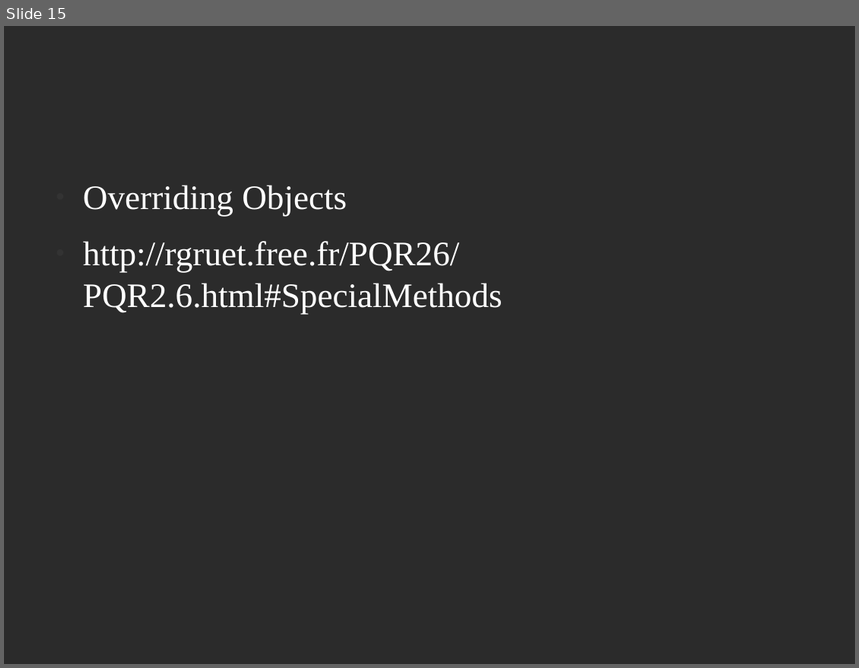
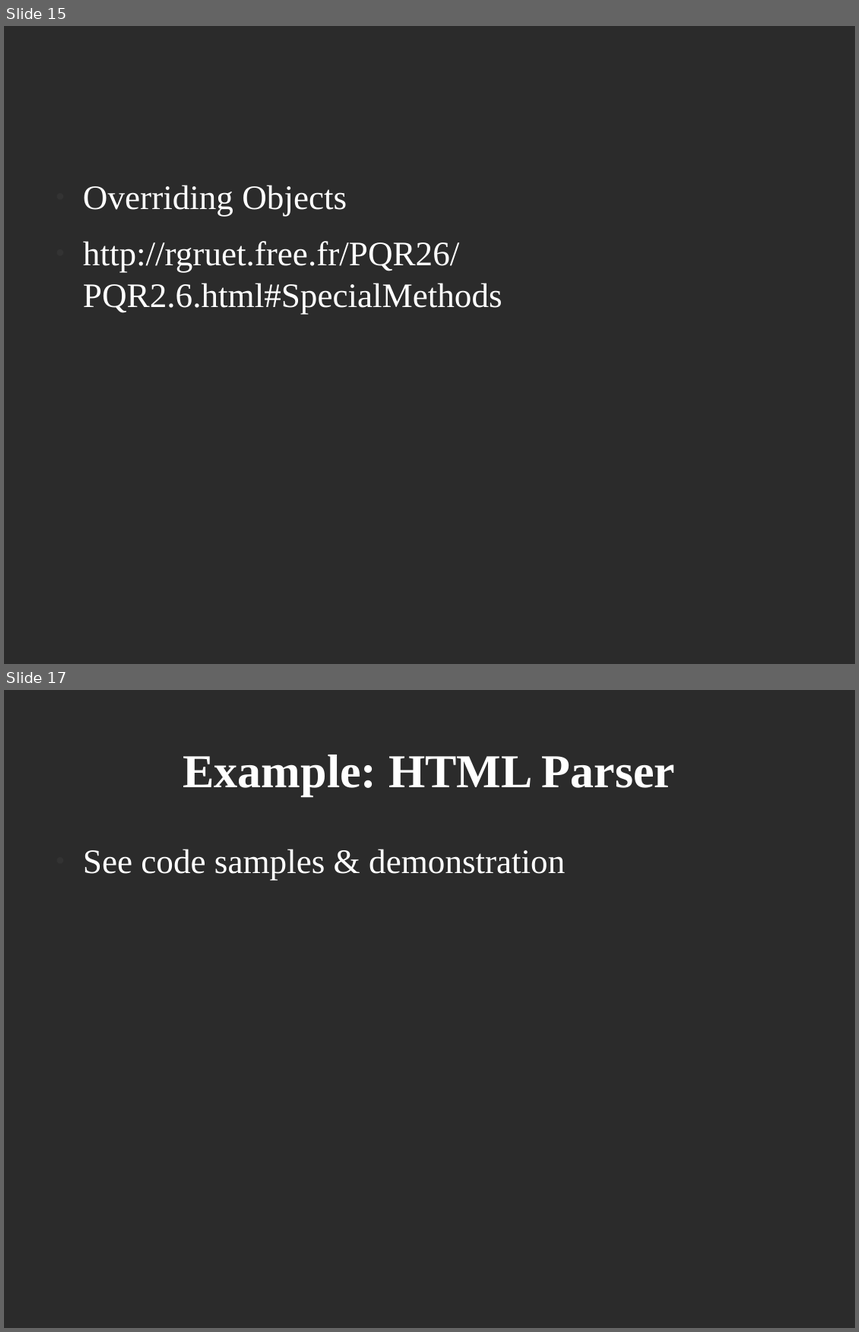
Before and after one commit to dsklopp/python_class, a slide deck: python_design_and_practical_scripting.odp. Shown one above the other, each under a label of ours: slide 15 before the commit, slides 15 and 17 after it; the slides between them are not shown. The pictures are 859x668 and 859x1332 pixels, drawn with LibreOffice and Linux fonts; fonts in the diff are those of the drawing; background and template pictures are left out; a plain dark background stands for a picture behind light text. Boxes give left, top, right and bottom in pixels: in the first picture for what was removed or moved away, otherwise in the second. Text is boxed around its words. In the diff, an @@ line names an element or a change of style, - is before the commit and + after.

```diff
--- a/python_design_and_practical_scripting.odp
+++ b/python_design_and_practical_scripting.odp
@@ slide 17 added at bbox=[4, 690, 855, 1328], background picture (left out) @@
@@ title added at bbox=[183, 755, 676, 796], 44 pt, text #FFFFFF, bold @@
+Example: HTML Parser
@@ text added at bbox=[83, 849, 565, 880], 32 pt, text #FFFFFF @@
+● See code samples & demonstration
```
Also in this commit, not shown: 4 other slides added, 6 slides removed, 19 other files.
